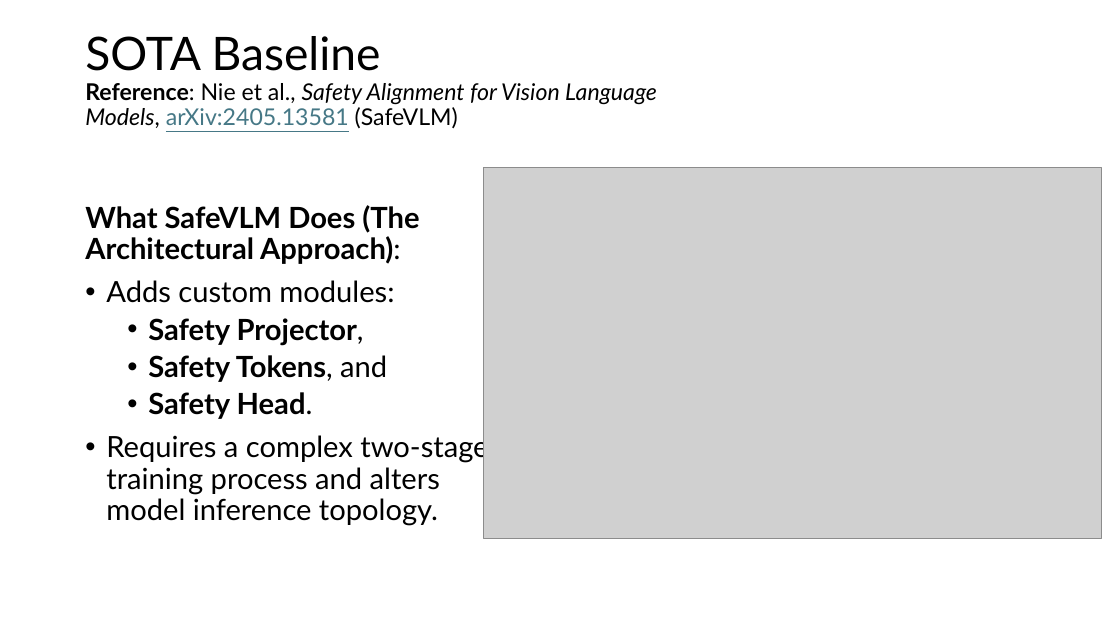
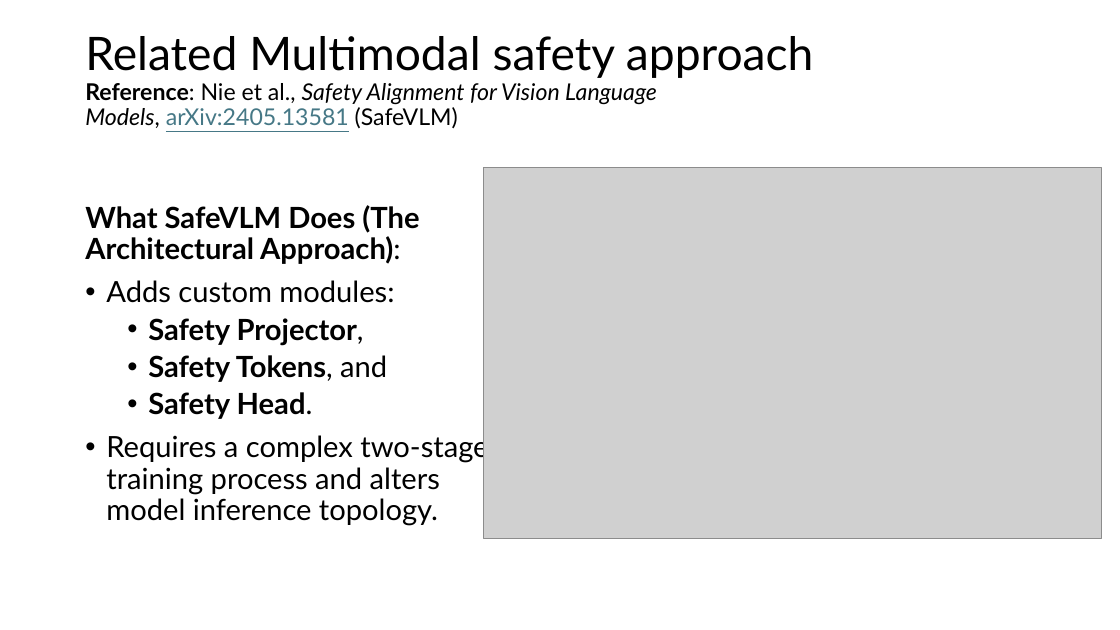
Before and after one commit to dev4-gpt/blissful-bose, a slide deck: slide 7 of Presentation1.pptx. Drawn at 1120x630 pixels with LibreOffice and Linux fonts; fonts in the diff are those of the drawing; grey boxes stand for pictures. Boxes give left, top, right and bottom in pixels: in the first picture for what was removed or moved away, otherwise in the second. Text is boxed around its words. In the diff, an @@ line names an element or a change of style, - is before the commit and + after.

```diff
--- a/Presentation1.pptx
+++ b/Presentation1.pptx
@@ title at (85, 36, 814, 129): text changed @@
-SOTA Baseline
-Reference: Nie et al., Safety Alignment for Vision Language Models, arXiv:2405.13581 (SafeVLM)
+Related Multimodal safety approach
+Reference: Nie et al., Safety Alignment for Vision Language Models, arXiv:2405.13581 (SafeVLM)
```
Also in this commit, not shown: 14 other slides changed, 7 slides added, 1 slide removed, 4 other files.
